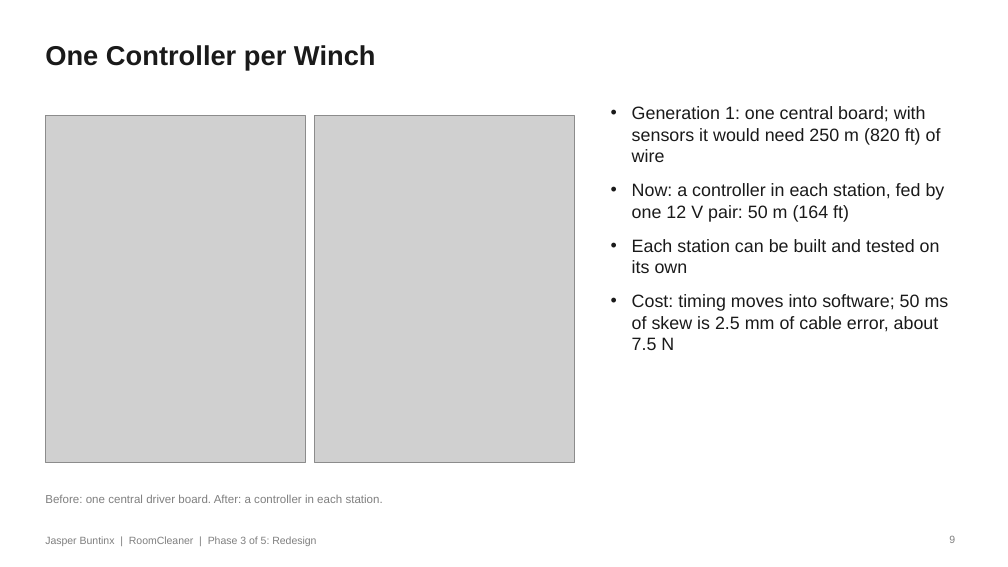
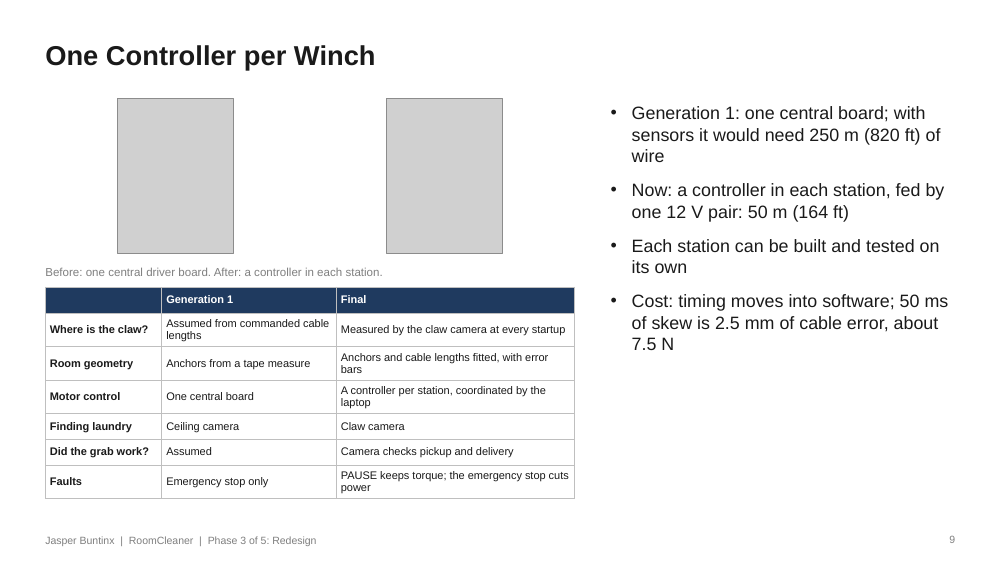
Before and after one commit to Jaspario1199/RoomCleaner, a slide deck: slide 9 of docs/presentation/deck_v8/RoomCleaner_Buntinx_Oct27_v8.pptx. Drawn at 1008x567 pixels with LibreOffice and Linux fonts; fonts in the diff are those of the drawing; grey boxes stand for pictures. Boxes give left, top, right and bottom in pixels: in the first picture for what was removed or moved away, otherwise in the second. Text is boxed around its words. In the diff, an @@ line names an element or a change of style, - is before the commit and + after.

```diff
--- a/docs/presentation/deck_v8/RoomCleaner_Buntinx_Oct27_v8.pptx
+++ b/docs/presentation/deck_v8/RoomCleaner_Buntinx_Oct27_v8.pptx
@@ picture: place and size @@
-picture at bbox=[45, 116, 306, 463]
+picture at bbox=[117, 98, 234, 253]
@@ picture: place and size @@
-picture at bbox=[315, 116, 575, 463]
+picture at bbox=[386, 98, 503, 253]
@@ text "Before: one central driver board. ...": place and size @@
-text "Before: one central driver board. ..." at bbox=[45, 494, 383, 503]
+text "Before: one central driver board. ..." at bbox=[45, 267, 383, 276]
@@ table added at bbox=[45, 287, 575, 497], 7 rows, 3 columns @@
+ | Generation 1 | Final
+Where is the claw? | Assumed from commanded cable lengths | Measured by the claw camera at every startup
+Room geometry | Anchors from a tape measure | Anchors and cable lengths fitted, with error bars
+Motor control | One central board | A controller per station, coordinated by the laptop
+Finding laundry | Ceiling camera | Claw camera
+Did the grab work? | Assumed | Camera checks pickup and delivery
+Faults | Emergency stop only | PAUSE keeps torque; the emergency stop cuts power
```
Also in this commit, not shown: 5 other slides changed, 10 slides removed, 7 other files.
